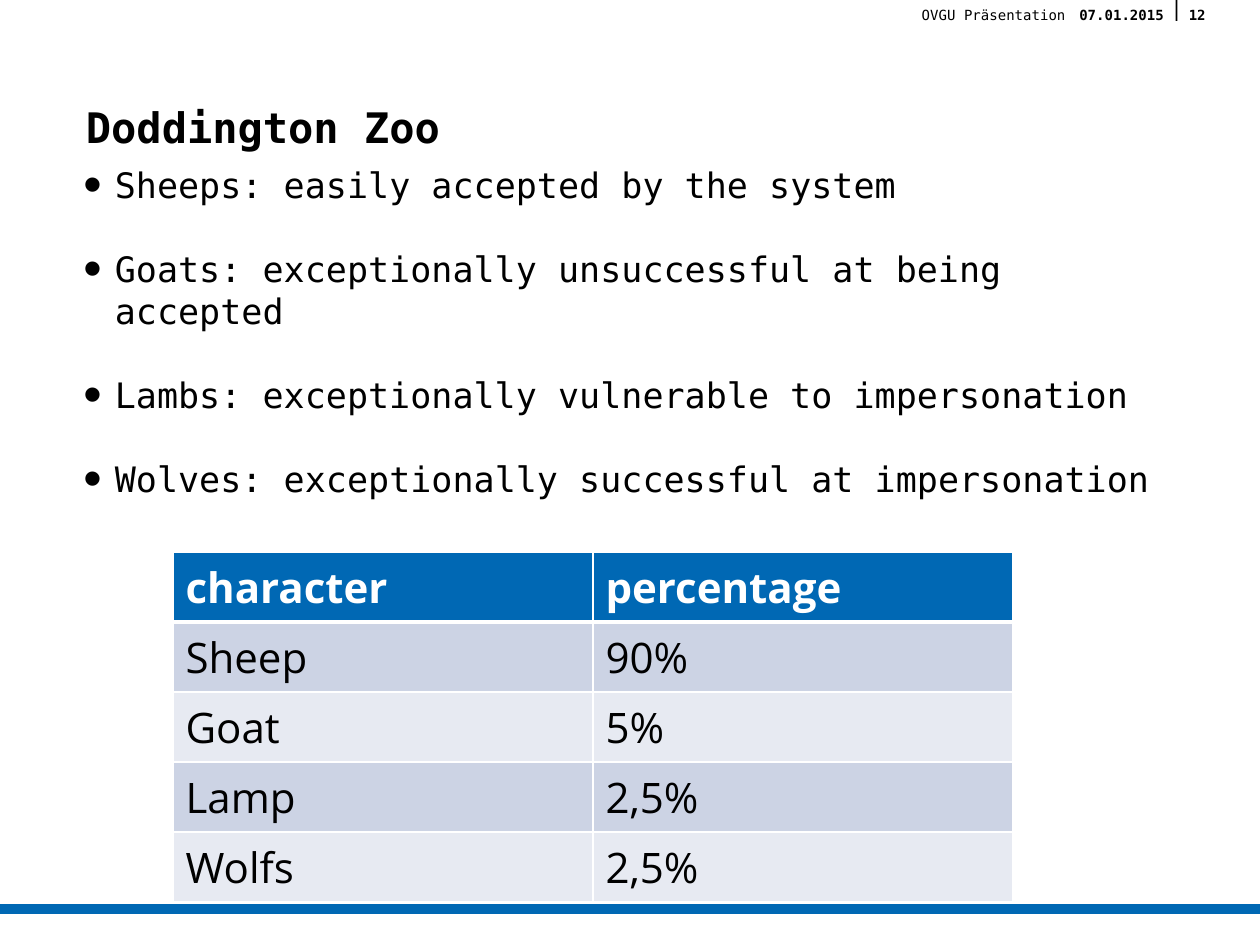
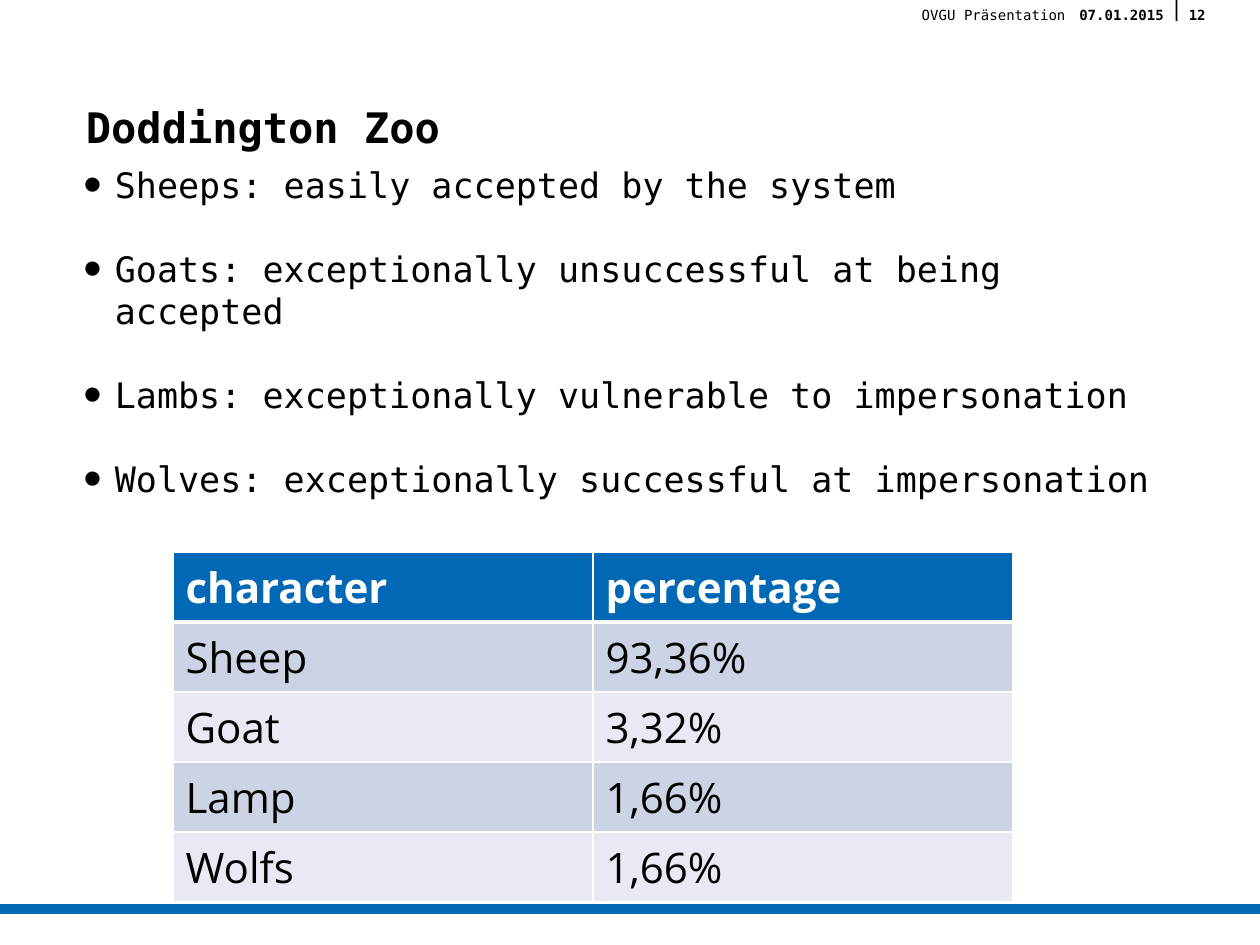
Before and after one commit to querquer/biosec, a slide deck: slide 12 of presentation/Präsentation1.pptx. Drawn at 1260x945 pixels with LibreOffice and Linux fonts; fonts in the diff are those of the drawing; background and template pictures are left out. Boxes give left, top, right and bottom in pixels: in the first picture for what was removed or moved away, otherwise in the second. Text is boxed around its words. In the diff, an @@ line names an element or a change of style, - is before the commit and + after.

```diff
--- a/presentation/Präsentation1.pptx
+++ b/presentation/Präsentation1.pptx
@@ table at box(173, 552, 1012, 893) @@
-row 2, column 2: 90%
+row 2, column 2: 93,36%
-row 3, column 2: 5%
+row 3, column 2: 3,32%
-row 4, column 2: 2,5%
+row 4, column 2: 1,66%
-row 5, column 2: 2,5%
+row 5, column 2: 1,66%
```
Also in this commit, not shown: 2 other slides changed, 1 slide added, 1 slide removed, 1 other file.
